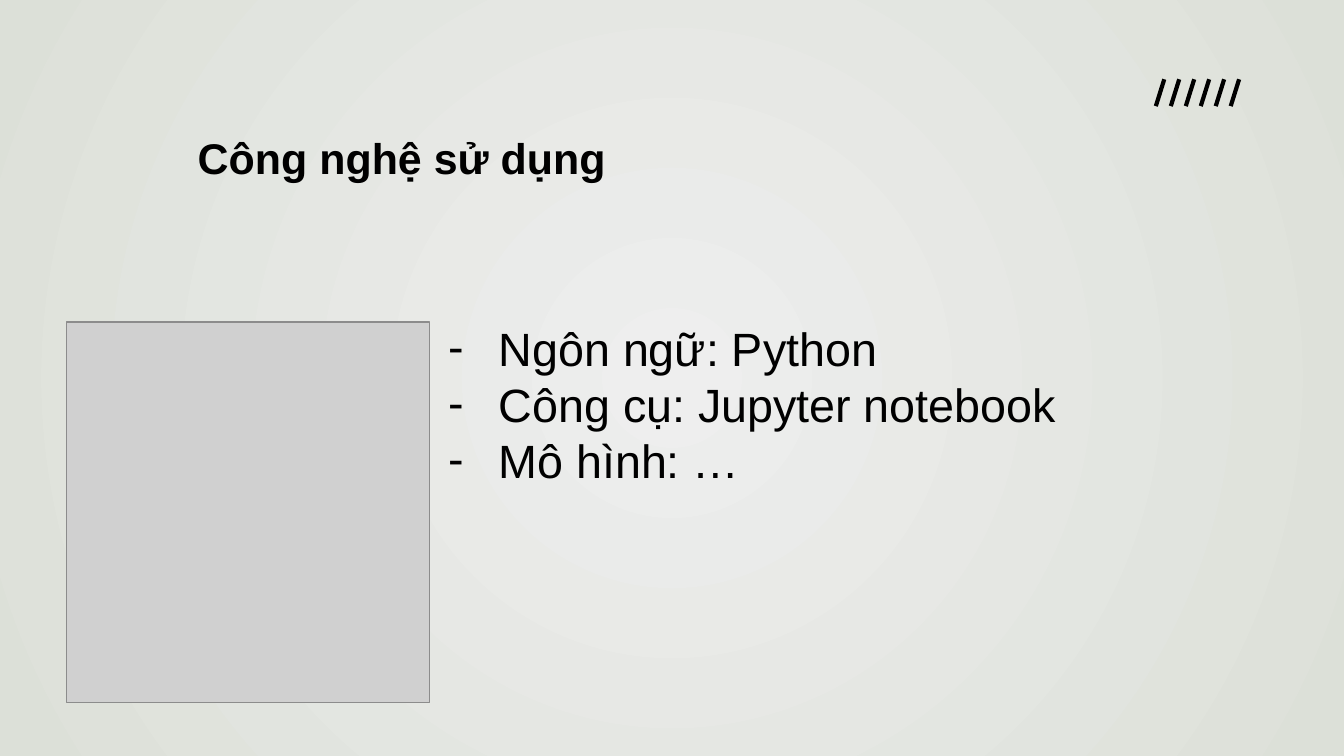
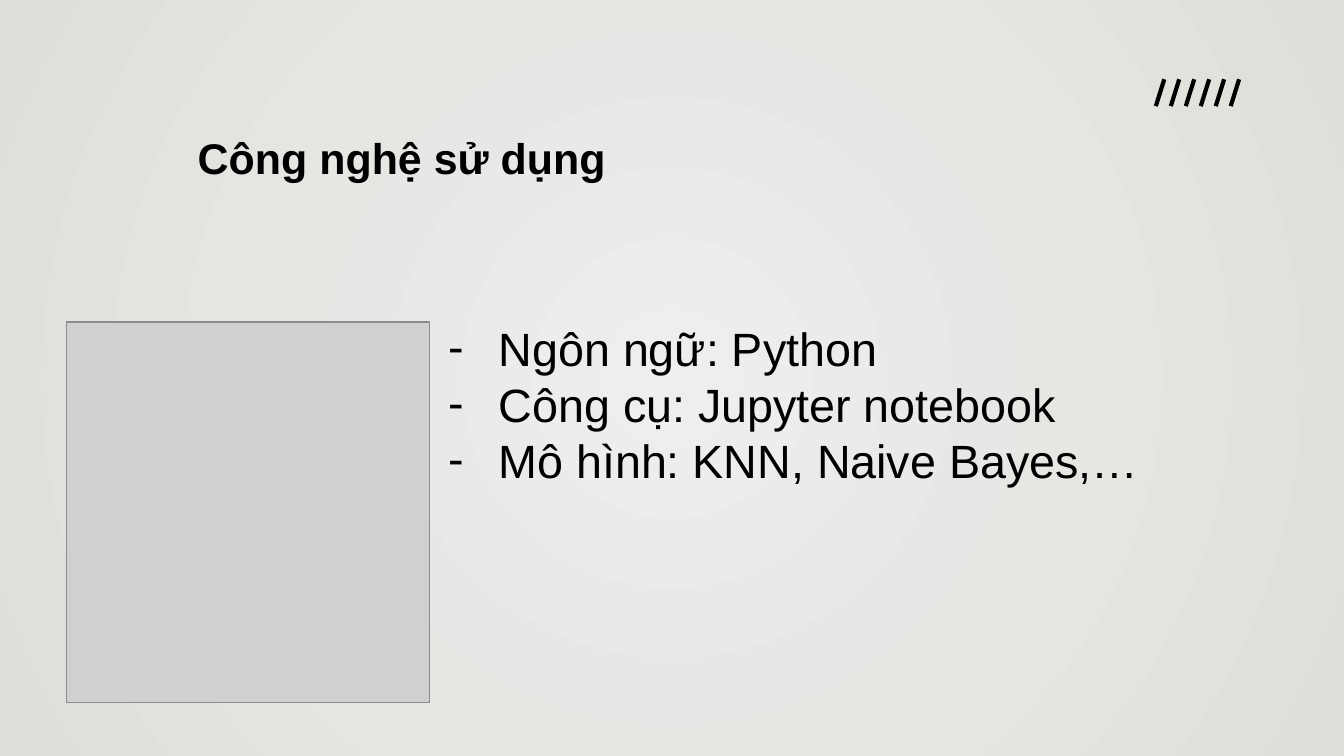
Before and after one commit to duongtanton/NP-KHDL-Gr9, a slide deck: slide 7 of group09.pptx. Drawn at 1344x756 pixels with LibreOffice and Linux fonts; fonts in the diff are those of the drawing; grey boxes stand for pictures. Boxes give left, top, right and bottom in pixels: in the first picture for what was removed or moved away, otherwise in the second. Text is boxed around its words. In the diff, an @@ line names an element or a change of style, - is before the commit and + after.

```diff
--- a/group09.pptx
+++ b/group09.pptx
@@ subtitle at box(499, 443, 1138, 487): text changed @@
-– Mô hình: …
+– Mô hình: KNN, Naive Bayes,…
```
Also in this commit, not shown: 3 other slides changed.
